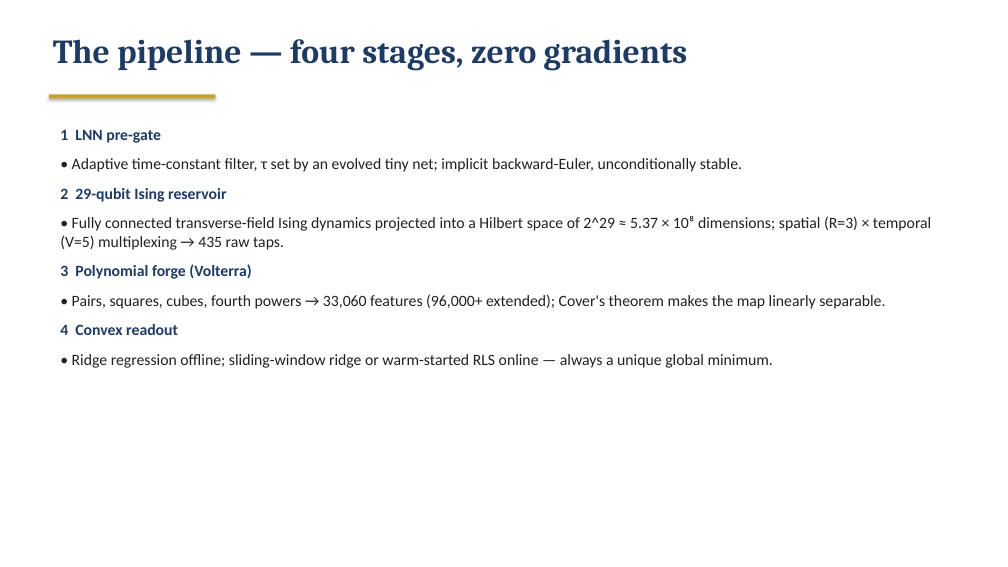
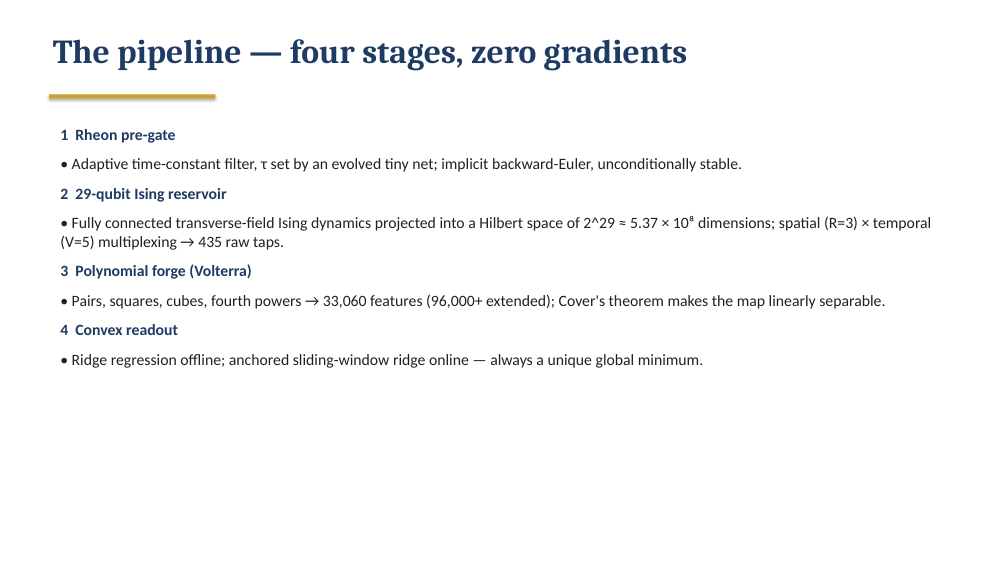
Before and after one commit to ElBalor/edge-of-chaos, a slide deck: slide 3 of The-Ghost-Lattice/Ghost-Lattice_QNN_Explainer.pptx. Drawn at 1008x567 pixels with LibreOffice and Linux fonts; fonts in the diff are those of the drawing. Boxes give left, top, right and bottom in pixels: in the first picture for what was removed or moved away, otherwise in the second. Text is boxed around its words. In the diff, an @@ line names an element or a change of style, - is before the commit and + after.

Commit message:
Sync the technical explainer deck with the final paper and the Rheon rename
Slide 3 now names the Rheon pre-gate and the anchored sliding-window ridge; the benchmark table carries the final batch/online numbers for Mackey-Glass 6-step, 12-step, and Lorenz (8.8x-25.2x over the ESN); the comparison table says Rheon gate.

```diff
--- a/The-Ghost-Lattice/Ghost-Lattice_QNN_Explainer.pptx
+++ b/The-Ghost-Lattice/Ghost-Lattice_QNN_Explainer.pptx
@@ text at (x1=60, y1=129, x2=176, y2=143): text changed @@
-1 LNN pre-gate
+1 Rheon pre-gate
@@ text at (x1=72, y1=354, x2=703, y2=368): text changed @@
-• Ridge regression offline; sliding-window ridge or warm-started RLS online — always a unique global minimum.
+• Ridge regression offline; anchored sliding-window ridge online — always a unique global minimum.
```
Also in this commit, not shown: 2 other slides changed.
